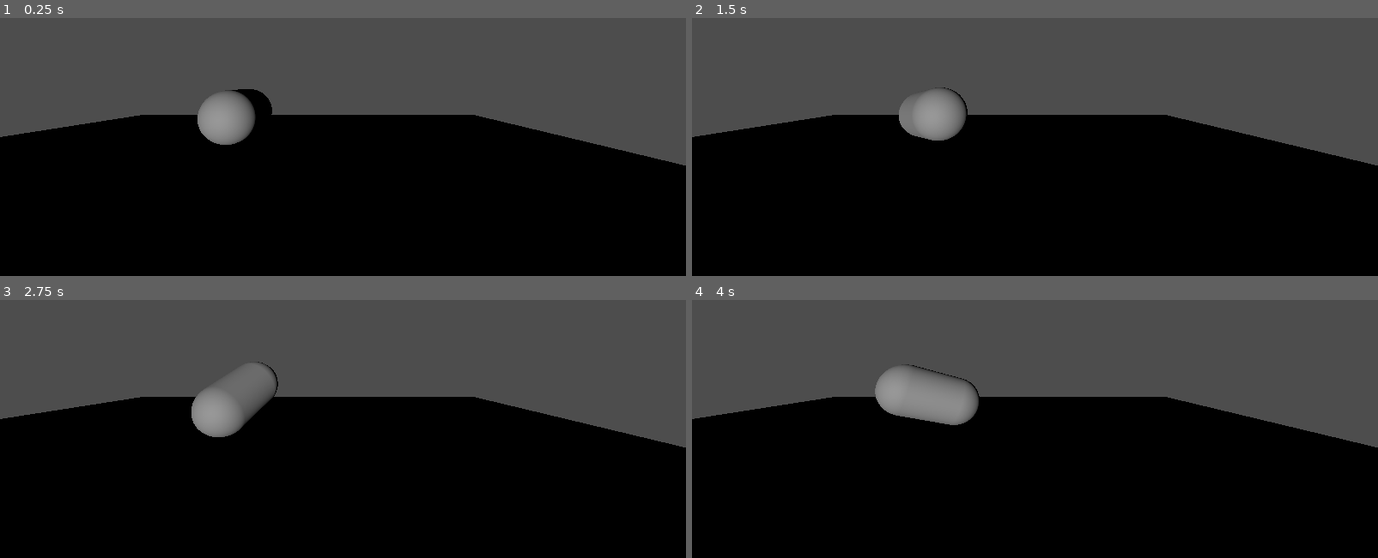
Above: before the commit, frames 1-4 (two rows, left to right).
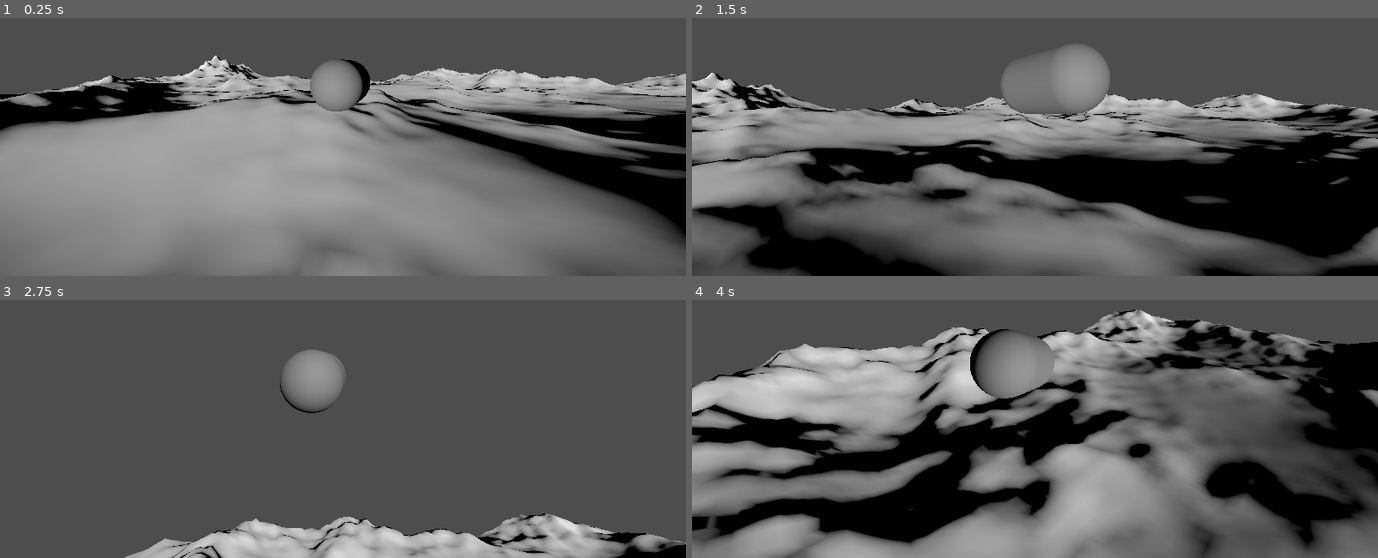
Above: after the commit, the same moments.

Repository: DawsonHamera/hackclub-game
Game: Godot game, scene res://main.tscn
Two runs of this game, one before a commit and one after it. Both use one fixed random seed, a clock stepped at 60 frames per second and the inputs below.
Inputs (mouse positions are in pixels of both pictures, inside the frame that each line leads up to):
- Up to frame 1 (0.25 s): no input
- Up to frame 2 (1.5 s): tap Enter at 0.5 s; move the mouse to (1185, 64) at 0.52 s; hold Space (thrust) 0.53-1.28 s; move the mouse to (897, 103) at 1.27 s; hold S (swim_backward, bound only after the commit) from 1.28 s (still down)
- Up to frame 3 (2.75 s): move the mouse to (outside the picture) at 2.02 s; release S (swim_backward, bound only after the commit) at 2.03 s; hold Space (thrust) from 2.03 s (still down)
- Up to frame 4 (4 s): move the mouse to (1000, 441) at 2.77 s; move the mouse to (1240, 423) at 3.52 s; release Space (thrust) at 3.53 s; hold S (swim_backward, bound only after the commit) from 3.53 s (still down)

The runs differ from the first frame. In frame 1, 71% of the frame differs, in the area x 0-100%, y 14-100%; in frame 2, 48%; in frame 3, 59%; in frame 4, 63%.

Commit message:
Added predictive camera, propulsion movement for the player, test terrain model from blender

Diff:
--- a/main.tscn
+++ b/main.tscn
@@ -1,16 +1,17 @@
-[gd_scene load_steps=4 format=3 uid="uid://dal02w60hi7gl"]
+[gd_scene load_steps=5 format=3 uid="uid://dal02w60hi7gl"]
 
+[ext_resource type="Script" uid="uid://d4ky7aar0tvdk" path="res://predictive_camera.gd" id="1_0xm2m"]
 [ext_resource type="Script" uid="uid://bu1mdlkuyckjg" path="res://player_movement.gd" id="1_ig7tw"]
+[ext_resource type="PackedScene" uid="uid://0sm6qb7i1dpn" path="res://terrain.glb" id="3_h2yge"]
 
 [sub_resource type="CapsuleMesh" id="CapsuleMesh_ig7tw"]
 
-[sub_resource type="PlaneMesh" id="PlaneMesh_h2yge"]
-size = Vector2(20, 20)
-
 [node name="Node3D" type="Node3D"]
 
-[node name="Camera3D" type="Camera3D" parent="."]
+[node name="Camera3D" type="Camera3D" parent="." node_paths=PackedStringArray("target")]
 transform = Transform3D(1, 0, 0, 0, 1, 0, 0, 0, 1, 2.11149, 0.620674, 5.13828)
+script = ExtResource("1_0xm2m")
+target = NodePath("../Player")
 
 [node name="Player" type="Node3D" parent="."]
 script = ExtResource("1_ig7tw")
@@ -21,8 +22,7 @@
 
 [node name="Test" type="Node3D" parent="."]
 
-[node name="MeshInstance3D" type="MeshInstance3D" parent="Test"]
-transform = Transform3D(1, 0, 0, 0, 1, 0, 0, 0, 1, 0, -1.27219, 0)
-mesh = SubResource("PlaneMesh_h2yge")
+[node name="DirectionalLight3D" type="DirectionalLight3D" parent="."]
 
-[node name="DirectionalLight3D" type="DirectionalLight3D" parent="."]
+[node name="terrain" parent="." instance=ExtResource("3_h2yge")]
+transform = Transform3D(10, 0, 0, 0, 10, 0, 0, 0, 10, 1.79653, -8.9848, -0.728885)
--- a/player_movement.gd
+++ b/player_movement.gd
@@ -1,16 +1,23 @@
 extends Node3D
 
-@export var thrust: float = 10.0
+@export var move_speed: float = 10.0
+@export var thrust_speed: float = 30.0
 @export var max_speed: float = 20.0
 @export var damping: float = 0.5
 @export var pitch_speed: float = 1.5
 @export var yaw_speed: float = 1.0
 @export var roll_speed: float = 2.0
 @export var mouse_sensitivity: float = 0.003
+@export var turn_snap: float = 4.0
 
 var velocity: Vector3 = Vector3.ZERO
 var pitch: float = 0.0
 var yaw: float = 0.0
+
+var mouse_captured = true
+
+func _ready():
+	Input.set_mouse_mode(Input.MOUSE_MODE_CAPTURED)
 
 func _input(event):
 	if event is InputEventMouseMotion:
@@ -22,5 +29,23 @@
 		rotation.y = yaw
 		rotation.x = pitch
 
+	if event is InputEventKey:
+		if Input.is_action_just_pressed('cancel'):
+			mouse_captured = !mouse_captured
+			Input.set_mouse_mode(Input.MOUSE_MODE_CAPTURED if mouse_captured else Input.MOUSE_MODE_VISIBLE)
+
 func _physics_process(delta):
-	pass
+	var forward = -global_transform.basis.z.normalized()
+
+	if Input.is_action_just_pressed("thrust"):
+		velocity += forward* thrust_speed
+	else:
+		var input = Input.get_action_strength("swim_forward") - Input.get_action_strength("swim_backward")
+		velocity += forward * input * move_speed * delta
+
+	var speed = velocity.length()
+	var new_dir = velocity.normalized().slerp(forward, turn_snap * delta)
+	velocity = new_dir * speed
+
+	velocity = velocity.lerp(Vector3.ZERO, damping * delta)
+	global_transform.origin += velocity * delta
--- /dev/null
+++ b/predictive_camera.gd
@@ -0,0 +1,22 @@
+extends Camera3D
+
+@export var target: Node3D
+@export var predicted_time_ahead: float = 0.5
+@export var offset: Vector3 = Vector3(0, 0, 5)
+@export var springiness: float = 2
+
+var predicted_target_position: Vector3 = Vector3.ZERO
+
+func _process(delta):
+    pass
+
+
+func _physics_process(delta):
+    if target:
+        predicted_target_position = target.global_transform.origin + target.velocity * predicted_time_ahead
+
+        var goal = predicted_target_position + target.transform.basis * offset
+
+        global_transform.origin = global_transform.origin.lerp(goal, delta * springiness)
+
+        look_at(predicted_target_position, Vector3.UP)
--- a/project.godot
+++ b/project.godot
@@ -42,12 +42,12 @@
 "events": [Object(InputEventKey,"resource_local_to_scene":false,"resource_name":"","device":-1,"window_id":0,"alt_press …(191 unchanged characters)…
 ]
 }
-pitch_up={
+swim_forward={
 "deadzone": 0.2,
 "events": [Object(InputEventKey,"resource_local_to_scene":false,"resource_name":"","device":-1,"window_id":0,"alt_press …(192 unchanged characters)…
 ]
 }
-pitch_down={
+swim_backward={
 "deadzone": 0.2,
 "events": [Object(InputEventKey,"resource_local_to_scene":false,"resource_name":"","device":-1,"window_id":0,"alt_press …(192 unchanged characters)…
 ]
Not shown, added: predictive_camera.gd.uid
Binary file added: terrain.glb
Not shown, added: terrain.glb.import
